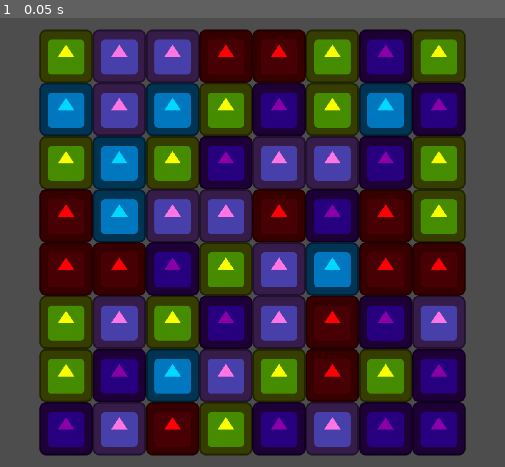
Above: before the commit, frame 1.
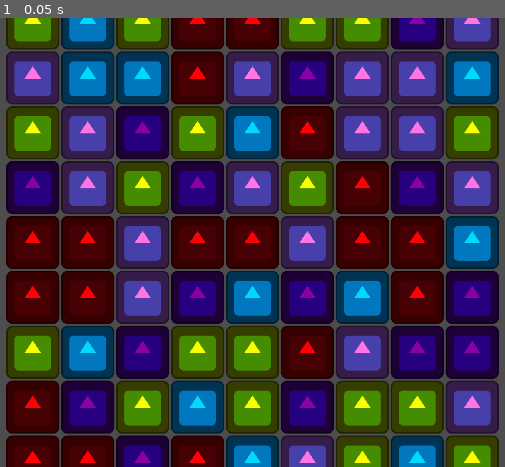
Above: after the commit, the same moment.

Repository: kuma-gee/holo-crush
Game: Godot game, scene res://src/game.tscn
Same seed, same stepped clock (60 frames per second), same inputs: the game is played once before the commit and once after it. The engine's default icon, where the game draws it, is replaced by a stand-in: a white triangle on a blue panel in a dark square.
Inputs:
- Up to frame 1 (0.05 s): no input

The runs differ from the first frame. In frame 1, 88% of the frame differs, in the area x 1-99%, y 0-100%.

Commit message:
change to control nodes

Diff:
--- a/godot/src/game.tscn
+++ b/godot/src/game.tscn
@@ -2,7 +2,24 @@
 
 [ext_resource type="Script" path="res://src/grid.gd" id="1_dvkrg"]
 
-[node name="Game" type="Node2D"]
+[node name="Game" type="Control"]
+layout_mode = 3
+anchors_preset = 15
+anchor_right = 1.0
+anchor_bottom = 1.0
+grow_horizontal = 2
+grow_vertical = 2
 
-[node name="Grid" type="Node2D" parent="."]
+[node name="CenterContainer" type="CenterContainer" parent="."]
+layout_mode = 1
+anchors_preset = 15
+anchor_right = 1.0
+anchor_bottom = 1.0
+grow_horizontal = 2
+grow_vertical = 2
+
+[node name="Grid" type="GridContainer" parent="CenterContainer"]
+layout_mode = 2
+columns = 9
 script = ExtResource("1_dvkrg")
+rows = 9
--- a/godot/src/grid.gd
+++ b/godot/src/grid.gd
@@ -1,4 +1,4 @@
-extends Node2D
+extends GridContainer
 
 
 const pieces = [
@@ -9,18 +9,13 @@
 	preload("res://src/piece/calli.tscn"),
 ]
 
-@export var width := 8
-@export var height := 8
+@export var rows := 8
 @export var piece_size := 128
 
-@onready var grid_size := Vector2(width, height)
+@onready var grid_size := Vector2(columns, rows)
 
 var offset = Vector2.ZERO
 var data: Array[Array] = []
-
-func _notification(what):
-	if what == NOTIFICATION_WM_SIZE_CHANGED:
-		pass
 
 func _ready():
 	offset = _get_grid_offset()
@@ -34,44 +29,40 @@
 
 func _create_data() -> Array[Array]:
 	var arr: Array[Array] = []
-	for x in width:
+	for x in columns:
 		arr.append([])
-		for y in height:
+		for y in rows:
 			arr[x].append(null)
 	return arr
 
 func _spawn_pieces():
-	for x in width:
-		for y in height:
+	for y in rows:
+		for x in columns:
 			var piece = pieces.pick_random()
-			var node = null
 			var loops = 0
-			while node == null or get_match_count(x, y) > 0 and loops < 100:
+			while loops == 0 or get_match_count(x, y) > 0 and loops < 100:
 				piece = pieces.pick_random()
 				loops += 1
-				node = piece.instantiate()
-				data[x][y] = node
+				data[x][y] = piece.instantiate()
 
-			add_child(node)
-			node.global_position = _grid_to_global(Vector2(x, y))
+			add_child(data[x][y])
 
 func get_match_count(x: int, y: int):
 	var piece = _get_type(x, y)
-	if x > 1:
-		var row = [piece, _get_type(x-1, y), _get_type(x-2, y)]
-		var count = row.count(piece)
-		if count >= 3:
-			return count
-	if y > 1:
-		var col = [piece, _get_type(x, y-1), _get_type(x, y-2)]
-		var count = col.count(piece)
-		if count >= 3:
-			return count
+	if piece:
+		if x > 1:
+			var row = [piece, _get_type(x-1, y), _get_type(x-2, y)]
+			var count = row.count(piece)
+			if count >= 3:
+				return count
+		if y > 1:
+			var col = [piece, _get_type(x, y-1), _get_type(x, y-2)]
+			var count = col.count(piece)
+			if count >= 3:
+				return count
+
 	return 0
 
 func _get_type(x: int, y: int):
 	var d = data[x][y]
 	return d.type if d else null
-
-func _grid_to_global(pos: Vector2):
-	return offset + pos * piece_size + Vector2(1, 1) * piece_size / 2
--- a/godot/src/piece/ina.tscn
+++ b/godot/src/piece/ina.tscn
@@ -3,9 +3,13 @@
 [ext_resource type="Script" path="res://src/piece/piece.gd" id="1_pju4m"]
 [ext_resource type="Texture2D" uid="uid://bwve2nq30wldn" path="res://icon.svg" id="2_cnm5w"]
 
-[node name="Ina" type="Node2D"]
+[node name="Ina" type="Control"]
+custom_minimum_size = Vector2(128, 128)
+layout_mode = 3
+anchors_preset = 0
 script = ExtResource("1_pju4m")
 
 [node name="Sprite2D" type="Sprite2D" parent="."]
 modulate = Color(0.537255, 0, 0.658824, 1)
 texture = ExtResource("2_cnm5w")
+offset = Vector2(64, 64)
--- a/godot/src/piece/piece.gd
+++ b/godot/src/piece/piece.gd
@@ -1,4 +1,4 @@
-extends Node2D
+extends Control
 
 enum Type {
 	INA,
